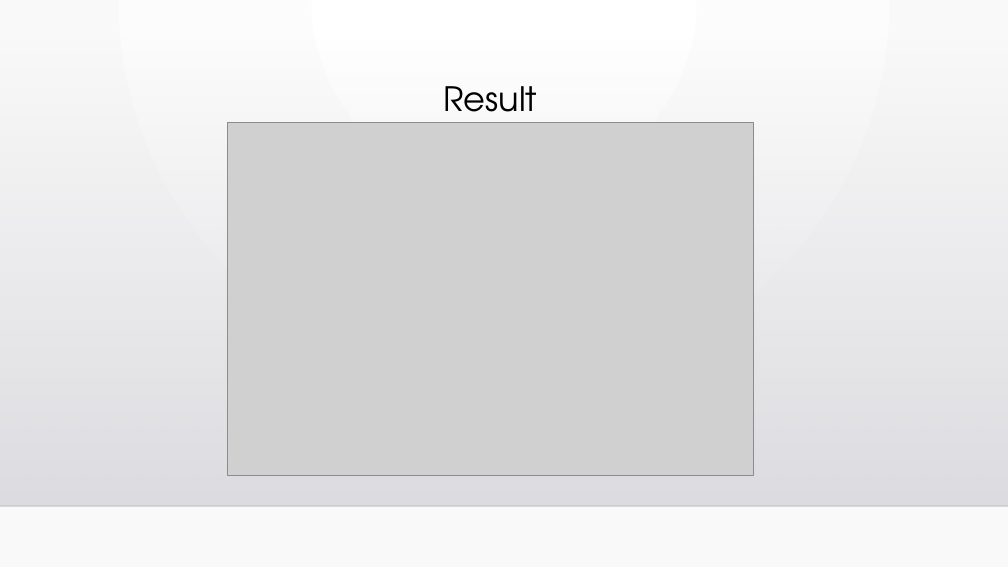
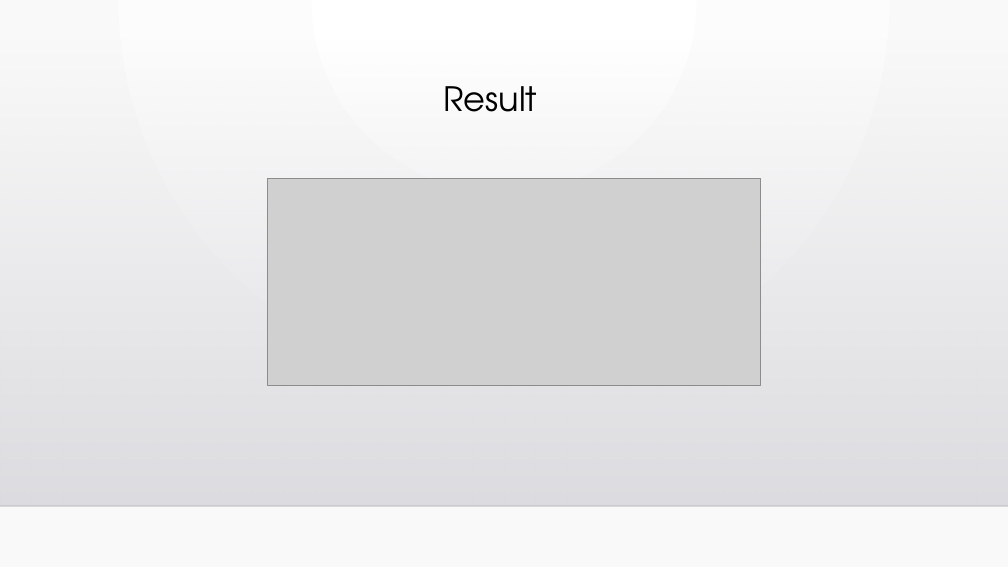
Before and after one commit to anatolii172/MyFinalProject, a slide deck: slide 8 of A.Tregub.pptx (slide 10 before the commit). Drawn at 1008x567 pixels with LibreOffice and Linux fonts; fonts in the diff are those of the drawing; grey boxes stand for pictures; background and template pictures are left out. Boxes give left, top, right and bottom in pixels: in the first picture for what was removed or moved away, otherwise in the second. Text is boxed around its words. In the diff, an @@ line names an element or a change of style, - is before the commit and + after.

```diff
--- a/A.Tregub.pptx
+++ b/A.Tregub.pptx
@@ text "Result" rewrapped from [443,86,537,128] to [443,86,537,112] @@
@@ picture: place and size @@
-picture at [228,123,754,476]
+picture at [268,178,761,386]
```
Also in this commit, not shown: 4 other slides changed, 1 slide added, 3 slides removed, 1 other file.
